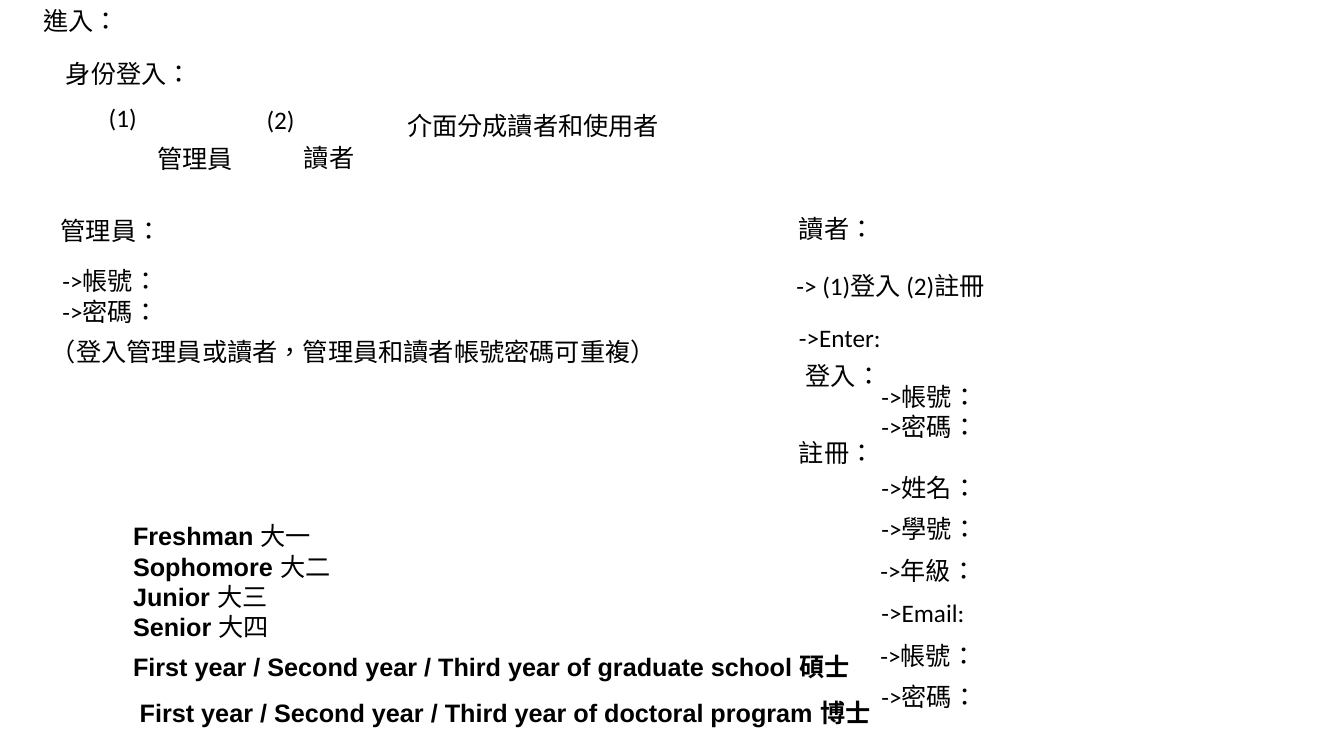
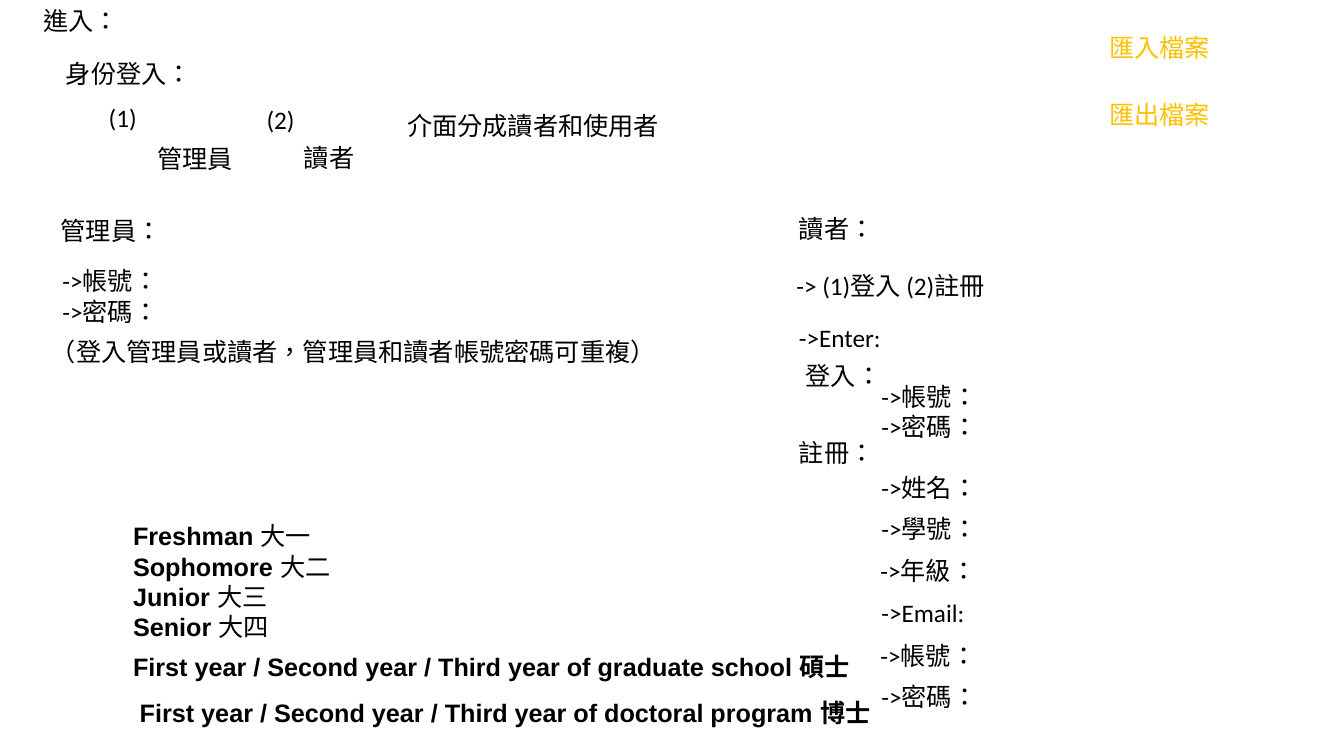
Before and after one commit to 1508leo/PD_Final_Project, a slide deck: slide 2 of Store/outline.pptx. Drawn at 1344x756 pixels with LibreOffice and Linux fonts; fonts in the diff are those of the drawing. Boxes give left, top, right and bottom in pixels: in the first picture for what was removed or moved away, otherwise in the second. Text is boxed around its words. In the diff, an @@ line names an element or a change of style, - is before the commit and + after.

```diff
--- a/Store/outline.pptx
+++ b/Store/outline.pptx
@@ text added at (1109,35,1210,59), 18 pt, text #FFC000 @@
+匯入檔案
@@ text added at (1109,102,1210,126), 18 pt, text #FFC000 @@
+匯出檔案
```
Also in this commit, not shown: 1 other slide changed.
